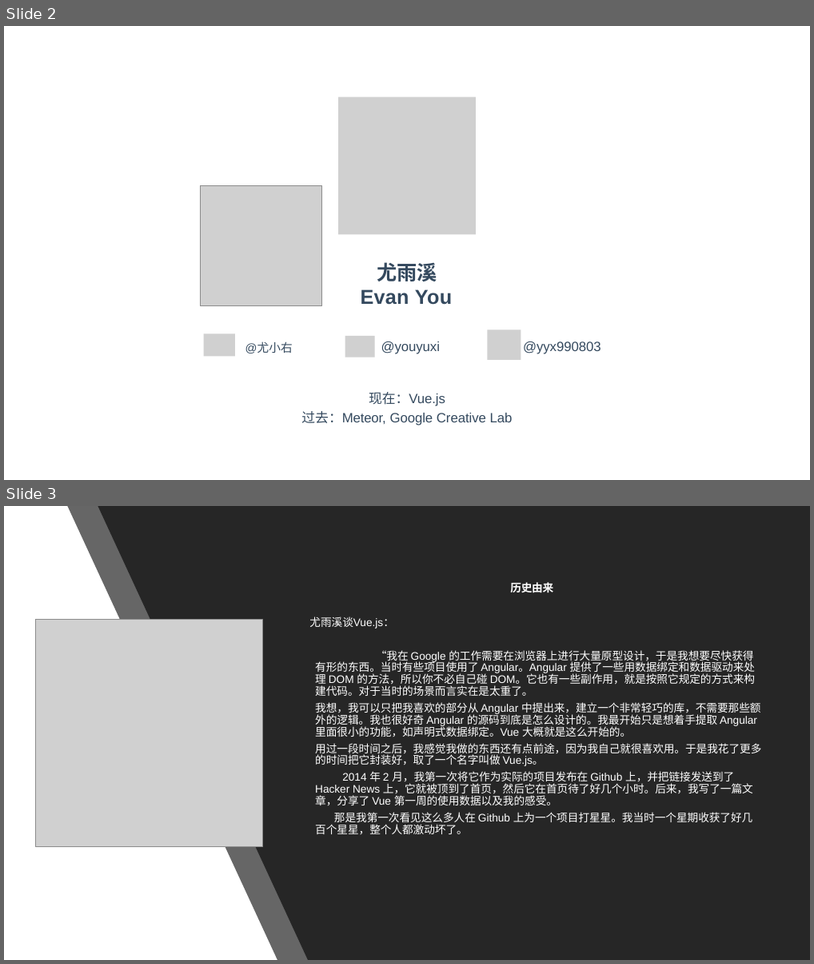
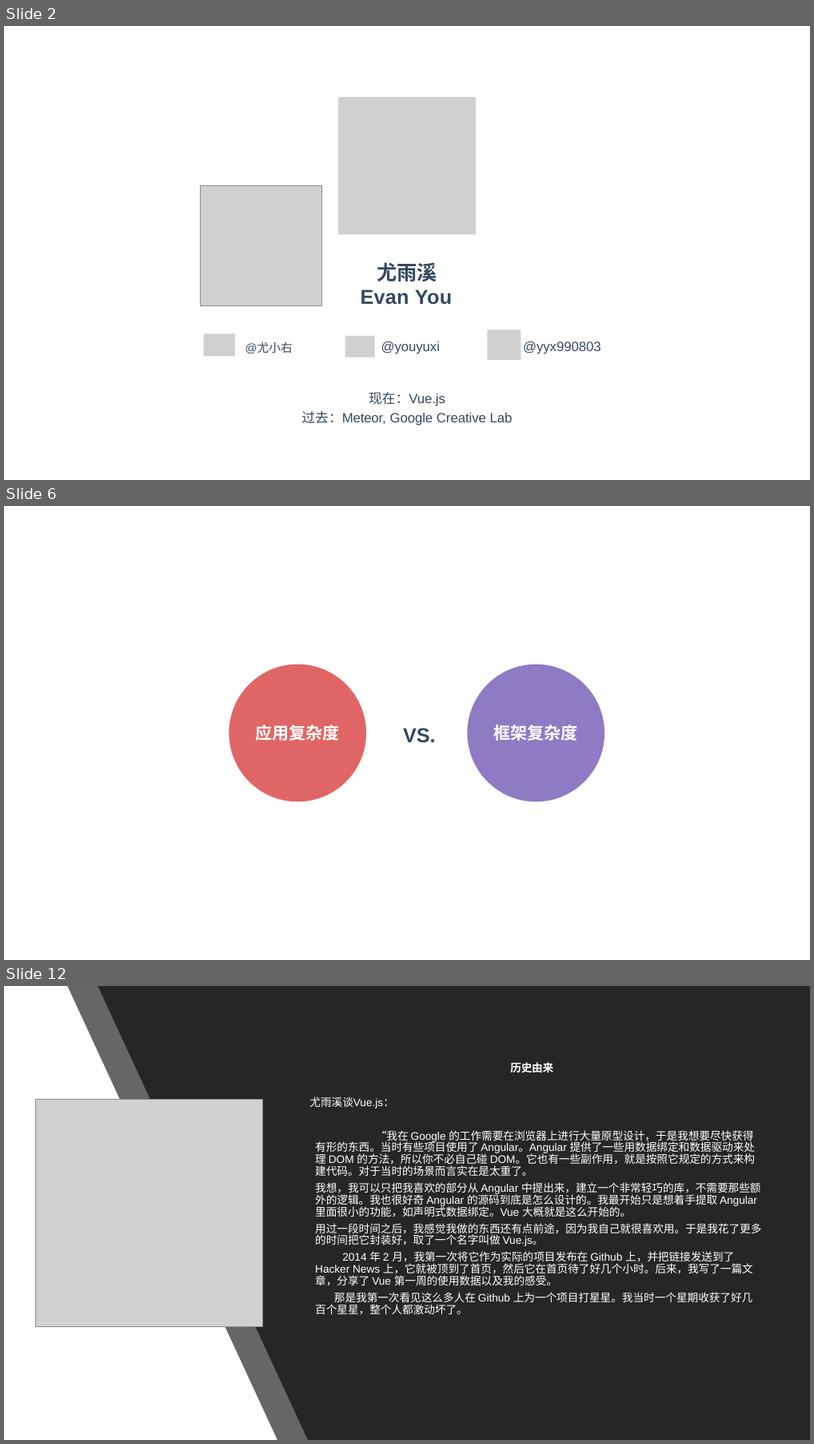
Before and after one commit to RamirezET/vue-sharing, a slide deck: Vue 2.pptx. Shown one above the other, each under a label of ours: slides 2 and 3 before the commit, slides 2, 6 and 12 after it; the slides between them are not shown. The pictures are 814x964 and 814x1444 pixels, drawn with LibreOffice and Linux fonts; fonts in the diff are those of the drawing; grey boxes stand for pictures. Boxes give left, top, right and bottom in pixels: in the first picture for what was removed or moved away, otherwise in the second. Text is boxed around its words. In the diff, an @@ line names an element or a change of style, - is before the commit and + after.

```diff
--- a/Vue 2.pptx
+++ b/Vue 2.pptx
@@ slide 6 added at bbox=[4, 506, 810, 960], background #FFFFFF @@
@@ freeform shape added at bbox=[229, 664, 366, 801], fill #E06666 @@
@@ freeform shape added at bbox=[467, 664, 605, 801], fill #8E7BC3 @@
@@ title added at bbox=[256, 724, 340, 740], 20 pt, text #FFFFFF, bold @@
+应用复杂度
@@ text added at bbox=[403, 728, 435, 743], 24 pt, text #34495E, bold @@
+VS.
@@ text added at bbox=[494, 724, 578, 740], 20 pt, text #FFFFFF, bold @@
+框架复杂度
@@ what was slide 3 is now slide 12 @@
```
Also in this commit, not shown: 8 other slides added.
